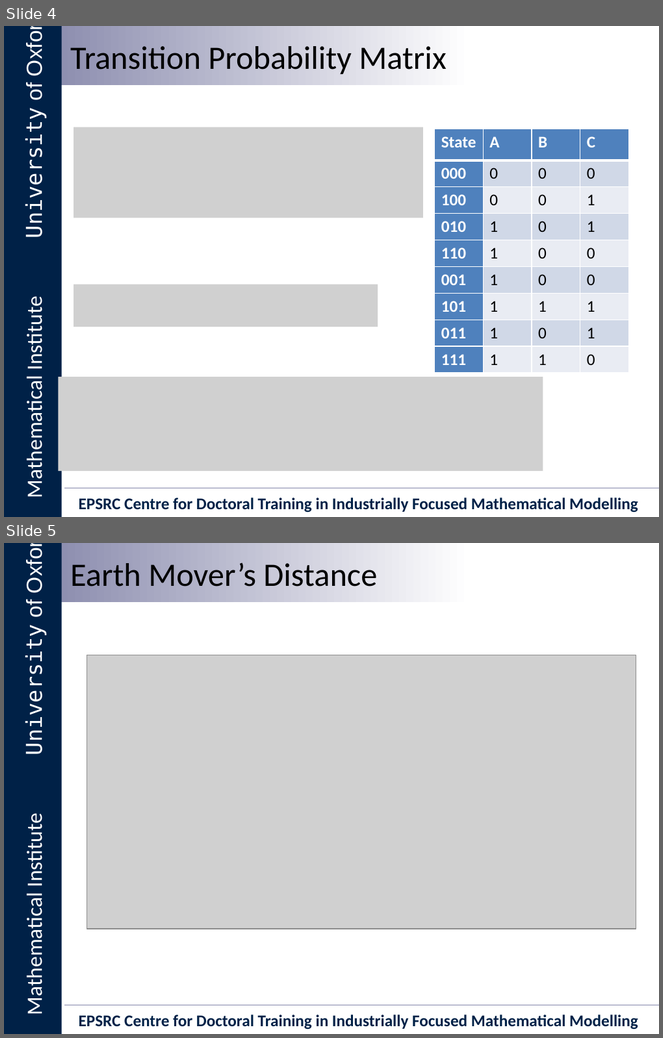
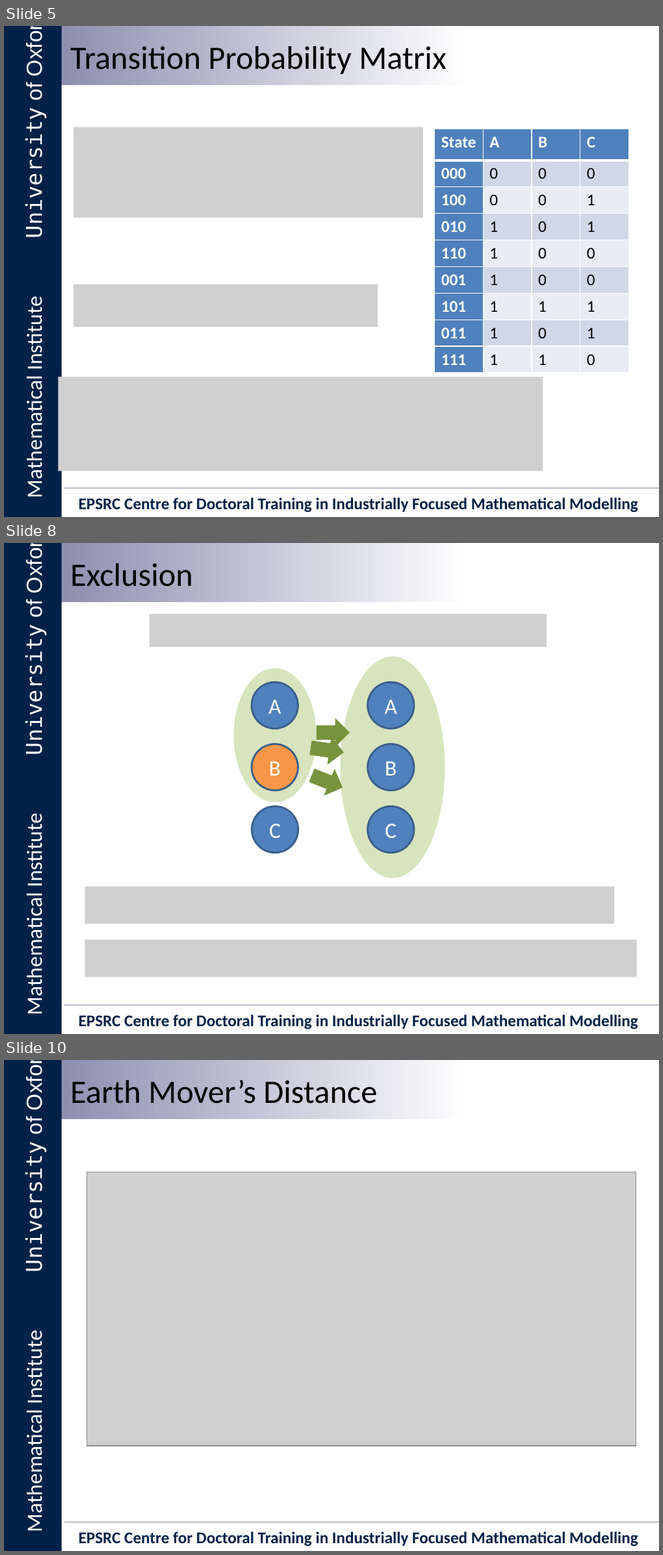
Before and after one commit to Ectheleon/IIT-Mini-Project, a slide deck: Writeup/Presentation/Integrated Information Theory for Organisational Consciousness.pptx. Shown one above the other, each under a label of ours: slides 4 and 5 before the commit, slides 5, 8 and 10 after it; the slides between them are not shown. The pictures are 663x1038 and 663x1555 pixels, drawn with LibreOffice and Linux fonts; fonts in the diff are those of the drawing; grey boxes stand for pictures; background and template pictures are left out. Boxes give left, top, right and bottom in pixels: in the first picture for what was removed or moved away, otherwise in the second. Text is boxed around its words. In the diff, an @@ line names an element or a change of style, - is before the commit and + after.

```diff
--- a/Writeup/Presentation/Integrated Information Theory for Organisational Consciousness.pptx
+++ b/Writeup/Presentation/Integrated Information Theory for Organisational Consciousness.pptx
@@ slide 8 added at (x1=4, y1=543, x2=659, y2=1034), background #FFFFFF; not listed: 6 template elements that a slide beside it also shows @@
@@ text added at (x1=70, y1=563, x2=193, y2=587), 36 pt, text #000000 @@
+Exclusion
@@ picture added at (x1=150, y1=614, x2=547, y2=646) @@
@@ ellipse added at (x1=341, y1=656, x2=445, y2=878), fill #D7E4BD @@
@@ ellipse added at (x1=234, y1=668, x2=317, y2=802), fill #D7E4BD @@
@@ ellipse added at (x1=348, y1=668, x2=430, y2=802), fill #D7E4BD @@
@@ ellipse added at (x1=252, y1=683, x2=298, y2=729), fill #4F81BD, outline #3A5F8C 2 pt, 24 pt, text #FFFFFF @@
+A
@@ ellipse added at (x1=367, y1=683, x2=414, y2=729), fill #4F81BD, outline #3A5F8C 2 pt, 24 pt, text #FFFFFF @@
+A
@@ right arrow added at (x1=317, y1=718, x2=350, y2=746), fill #77933C @@
@@ right arrow added at (x1=309, y1=733, x2=346, y2=767), fill #77933C @@
@@ ellipse added at (x1=350, y1=733, x2=432, y2=867), fill #D7E4BD @@
@@ ellipse added at (x1=252, y1=744, x2=298, y2=791), fill #F79646, outline #3A5F8C 2 pt, 24 pt, text #FFFFFF @@
+B
@@ ellipse added at (x1=367, y1=744, x2=414, y2=791), fill #4F81BD, outline #3A5F8C 2 pt, 24 pt, text #FFFFFF @@
+B
@@ right arrow added at (x1=306, y1=762, x2=348, y2=801), fill #77933C @@
@@ ellipse added at (x1=252, y1=806, x2=298, y2=853), fill #4F81BD, outline #3A5F8C 2 pt, 24 pt, text #FFFFFF @@
+C
@@ ellipse added at (x1=367, y1=806, x2=414, y2=853), fill #4F81BD, outline #3A5F8C 2 pt, 24 pt, text #FFFFFF @@
+C
@@ picture added at (x1=85, y1=887, x2=614, y2=925) @@
@@ picture added at (x1=85, y1=940, x2=637, y2=977) @@
@@ what was slide 4 is now slide 5 @@
@@ what was slide 5 is now slide 10 @@
```
Also in this commit, not shown: 2 slides changed, 4 other slides added.
